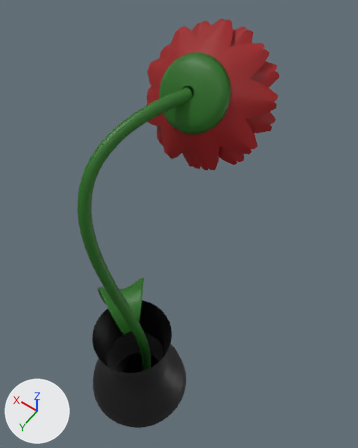
Renders of the glTF model assets/3d/objects/blue/hotel/raw/TallFlower.glb from each side of a commit.
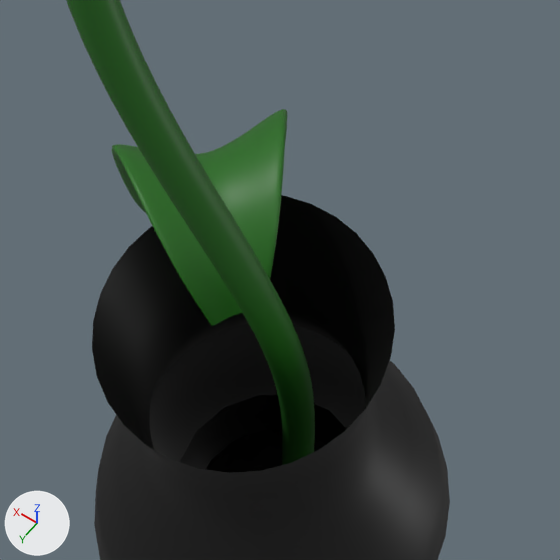
Each version is shown whole from a 50 mm lens placed at (-1.66, 1.52, 6.21), pointed at (0.09, -0.93, 2.36), then close up on the part from 19% to 60% of the width and 56% to 88% of the height. The lights are fixed; the arrows at lower left show +X, +Y and +Z. The first two pictures are the older version. Vertices at exactly the same position are counted once.

Objects in the first close-up: 'TallFlower'.
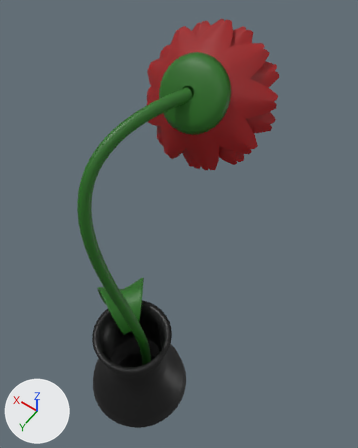
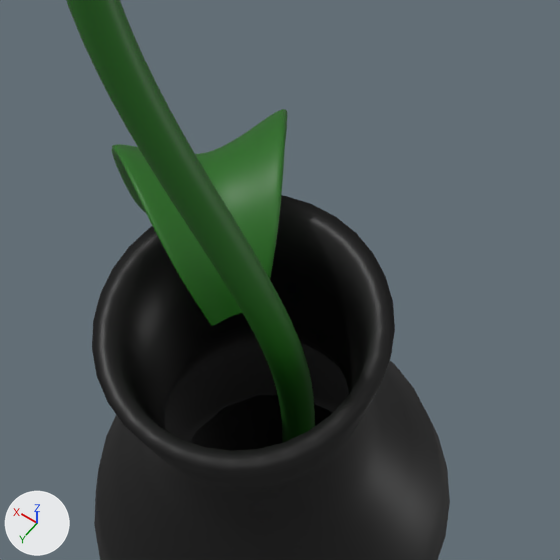
Location of each change, (x1, y1, x2, y2) in pixels of the close-ups (560 x 560 px):
part 1 of me_nurbspath_010, deleted (black): before (206, 429, 326, 473)
part 2 of me_nurbspath_010, added (black): after (92, 195, 395, 473)

What the commit changed:
me_nurbspath_010 is used by ob_tallflower; location (0.0, 0.0, 0.0).
me_nurbspath_010 had 5598 vertices, 10598 faces and spanned x -0.58..0.96, y -1.54..0.56, z -0.01..4.25.
me_nurbspath_010 now has 5804 vertices, 11078 faces and spans x -0.58..0.96, y -1.54..0.56, z -0.01..4.25.
me_nurbspath_010 part 1: the loose piece of 82 vertices spanning x -0.26..0.26, y -0.26..0.26, z 0.01..0.43 is deleted.
me_nurbspath_010 part 2: 288 vertices added at x -0.48..0.48, y -0.48..0.48, z 0.0..1.6.
